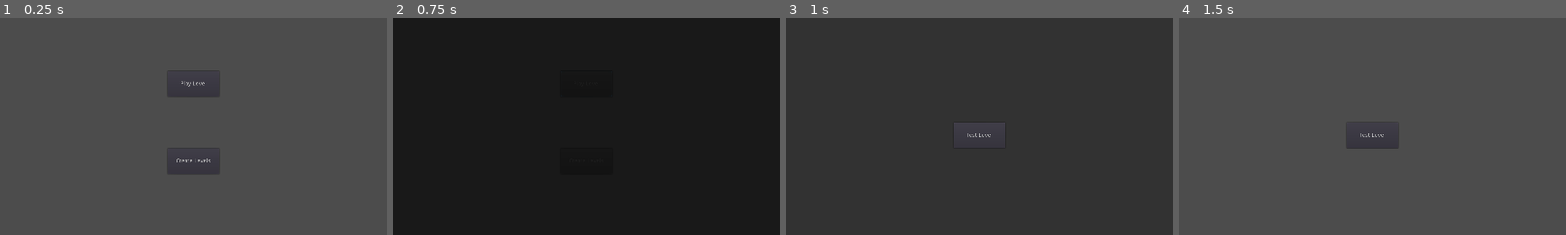
Above: before the commit, frames 1-4 (left to right).
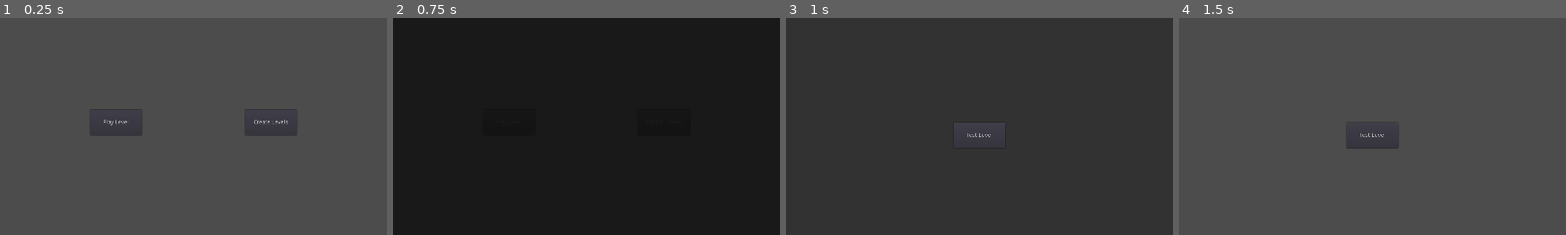
Above: after the commit, the same moments.

Repository: blueOkiris/lopz-dd
Game: Godot game, scene res://scenes/Main Menu.tscn
Two runs of this game, one before a commit and one after it. Both use one fixed random seed, a clock stepped at 60 frames per second and the inputs below.
Inputs:
- Up to frame 1 (0.25 s): no input
- Up to frame 2 (0.75 s): click "Play Level" at 0.5 s
- Up to frame 3 (1 s): no input
- Up to frame 4 (1.5 s): hold Right (move_link_right) from 1.28 s (still down); tap Space (interact) at 1.35 s
The pictures show only the part of the screen within x 25-75%, y 23-73%; the shares and areas given below are measured in that part.

The runs differ from the first frame. In frame 1, 0.5% of the frame differs, in the area x 24-76%, y 29-72%; in frame 2, less than 0.1%; in frame 3, nothing differs; in frame 4, nothing differs.

Commit message:
Placed menu buttons horizontally stacked instead of vertically

Diff:
--- a/scenes/Main Menu.tscn
+++ b/scenes/Main Menu.tscn
@@ -6,20 +6,20 @@
 script = ExtResource( 1 )
 
 [node name="PlayButton" type="Button" parent="."]
-margin_left = 896.0
-margin_top = 384.0
-margin_right = 1024.0
-margin_bottom = 448.0
+margin_left = 704.0
+margin_top = 480.0
+margin_right = 832.0
+margin_bottom = 544.0
 text = "Play Level"
 __meta__ = {
 "_edit_use_anchors_": false
 }
 
 [node name="CreateButton" type="Button" parent="."]
-margin_left = 896.0
-margin_top = 576.0
-margin_right = 1024.0
-margin_bottom = 640.0
+margin_left = 1088.0
+margin_top = 480.0
+margin_right = 1216.0
+margin_bottom = 544.0
 text = "Create Levels"
 __meta__ = {
 "_edit_use_anchors_": false
